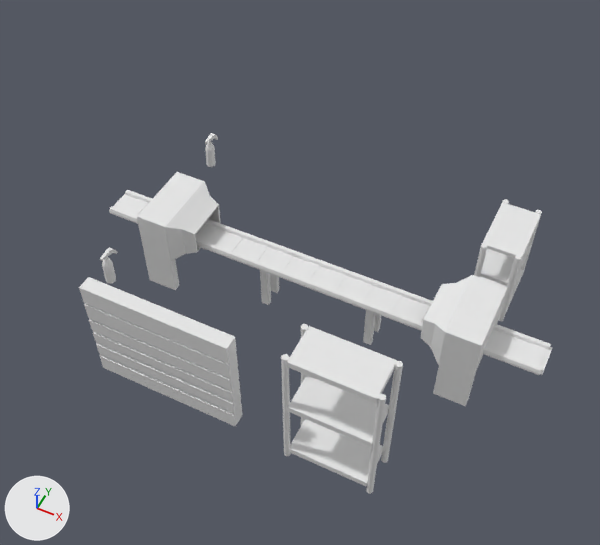
What one commit did to the OBJ model public/assets/models/room.obj.
The view is the same before and after, from a camera (50 mm lens) standing at (244.0, -552.0, 687.0) and looking at (-19.0, -24.0, 28.0). Every picture has the same lights, and +X, +Y and +Z are marked at lower left. Where no turn or scale is listed for an object, it has been applied to the vertices. Vertices at the same position are counted once.

In view in the first picture: 'room'.
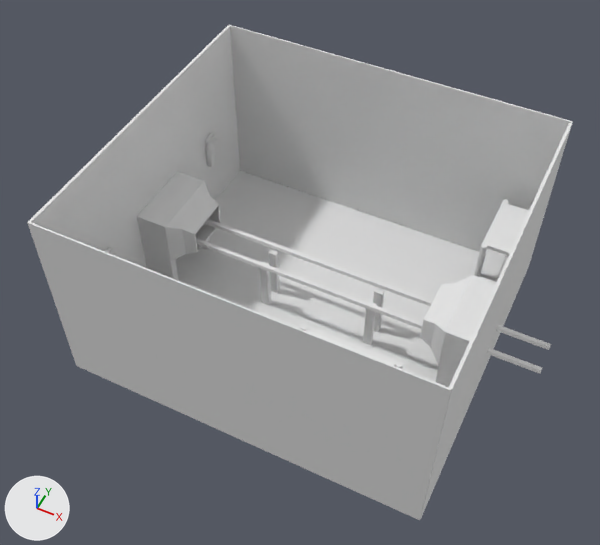
Changed parts and their boxes (x1, y1, x2, y2) in the pictures (600 x 545 px):
```json
{"object": "room", "change": "reshaped", "before": [79, 133, 552, 494], "after": [27, 25, 573, 520], "on screen": "15% wider, 37% taller"}
{"part": 1, "of": "me_room", "change": "added", "after": [27, 221, 451, 520]}
{"part": 2, "of": "me_room", "change": "added", "after": [29, 26, 240, 268]}
{"part": 3, "of": "me_room", "change": "added", "after": [228, 25, 572, 252]}
{"part": 4, "of": "me_room", "change": "added", "after": [420, 122, 573, 519]}
{"part": 5, "of": "me_room", "change": "added", "after": [175, 171, 479, 382]}
{"part": 6, "of": "me_room", "change": "cut back", "before": [109, 194, 552, 375], "after": [197, 243, 422, 329]}
```

Scene script edits in JSON lines:
```json
{"op": "add", "block": "mat_aistandardsurface9sg", "code": ["mat_aistandardsurface9sg = principled_material('aiStandardSurface9SG')", "mat_aistandardsurface9sg.base_color = (0.8, 0.8, 0.8)  # white #e7e7e7", "mat_aistandardsurface9sg.roughness = 1.0"]}
{"block": "me_room", "where": "# used by ob_room; location = (0.0, 0.0, 0.0)"}
{"op": "remove", "block": "me_room", "code": "me_room.from_pydata(...)  # 3207 vertices, 3019 faces; spans x -275.0..247.0, y -182.0..160.0, z -65.0..103.0"}
{"op": "add", "block": "me_room", "code": "me_room.from_pydata(...)  # 2500 vertices, 2392 faces; spans x -273.0..244.0, y -183.0..182.0, z -67.0..157.0"}
{"block": "me_room", "change": "me_room part 1: a new loose piece, a box spanning x -215.1..188.1, y -183.1..-181.4, z -64.9..156.6, in mat_aistandardsurface9sg (white #e7e7e7)"}
{"block": "me_room", "change": "me_room part 2: a new loose piece, a box spanning x -216.0..-212.9, y -181.8..181.8, z -65.0..156.0, in mat_aistandardsurface9sg (white #e7e7e7)"}
{"block": "me_room", "change": "me_room part 3: a new loose piece, a box spanning x -215.1..188.1, y 180.6..182.3, z -64.9..156.6, in mat_aistandardsurface9sg (white #e7e7e7)"}
{"block": "me_room", "change": "me_room part 4: a new loose piece, a box spanning x 185.4..188.6, y -181.8..181.8, z -65.0..156.0, in mat_aistandardsurface9sg (white #e7e7e7)"}
{"block": "me_room", "change": "me_room part 5: a new loose piece, a box spanning x -214.9..187.8, y -181.5..180.3, z -66.8..-65.1, in mat_aistandardsurface9sg (white #e7e7e7)"}
{"block": "me_room", "change": "me_room part 6: 2 vertices moved within x -14.0, y -19.0, z 4.0; 747 vertices removed from x -275.0..247.0, y -19.0..20.0, z 0.0..4.0"}
{"op": "add", "block": "me_room", "code": "me_room.materials.append(mat_aistandardsurface9sg)  # white #e7e7e7"}
```
